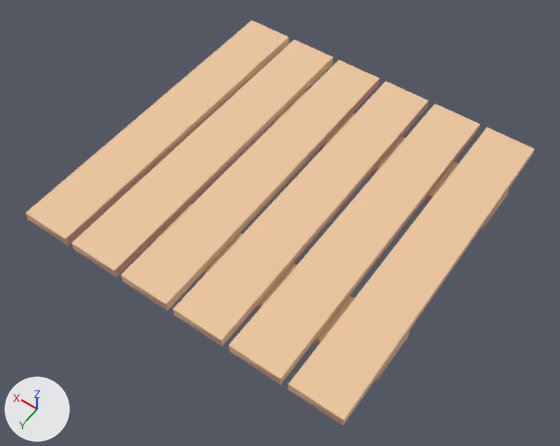
The glTF model example_game/world/props/planks.prop/model.glb: old version first, new version second.
The view is the same before and after, from a 50 mm lens placed at (-1.6, 2.31, 3.31), pointed at (-0.05, 0.16, -0.08). The axes (+X, +Y, +Z) are drawn at lower left. The lights are the same throughout. The older version comes first. Vertices at exactly the same position are counted once.

Objects in the first picture: 'model'.
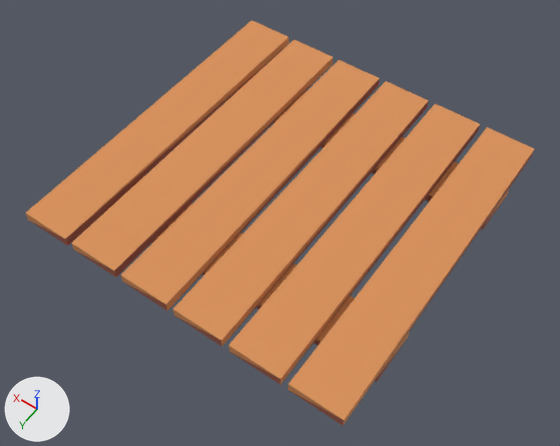
Pixel boxes [x1, y1, x2, y2] of what changed, in the pictures (560 x 446 px):
part 1 of me_model, recoloured
    both: [32, 51, 534, 425]
part 2 of me_model, recoloured (beige to orange)
    both: [26, 20, 534, 425]

What the commit changed:
me_model has 64 vertices, 96 faces and spans x -1.0..1.0, y -1.0..1.0, z -0.02..0.1.
me_model is used by ob_model.
me_model part 1: 48 faces centred in x -1.0..1.0, y -1.0..1.0, z -0.02..0.06 are repainted in the vertex colours; the middle colour goes from beige #d0a090 to brown #a05a47.
me_model part 2: 48 faces centred in x -1.0..1.0, y -1.0..1.0, z 0.02..0.1 are repainted in the vertex colours; the middle colour goes from beige #edc7a0 to orange #d9915a.
